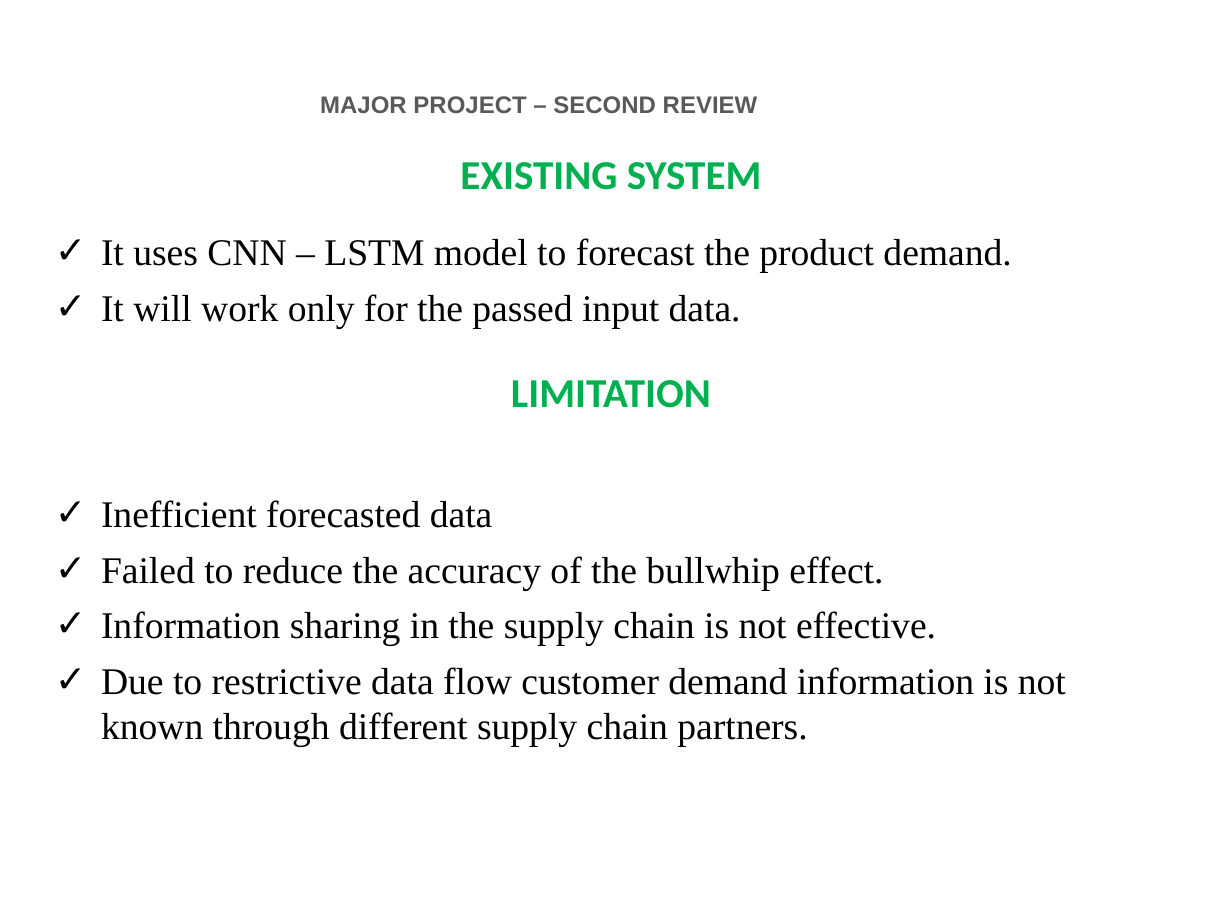
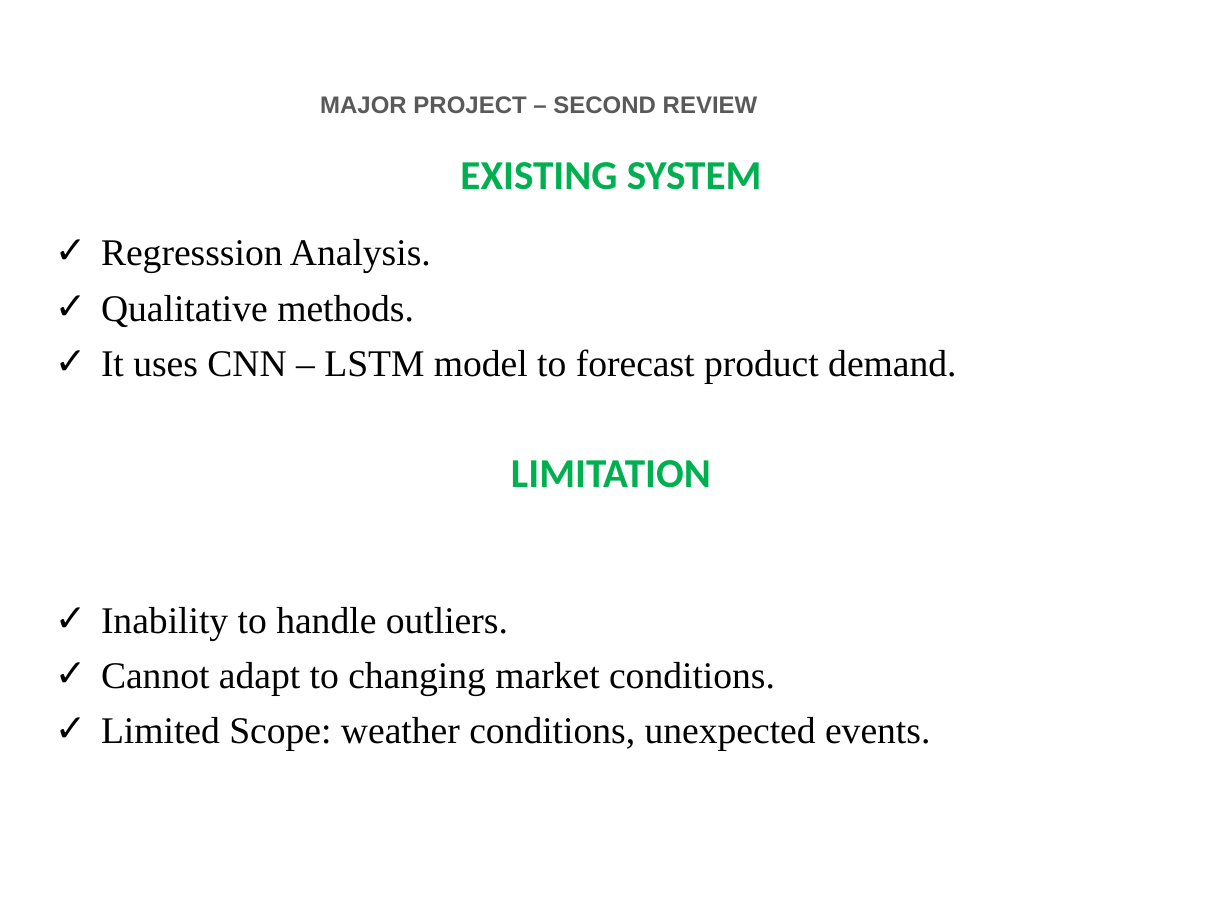
Before and after one commit to 24tarun/UG-project-Demand-Forecasting, a slide deck: slide 4 of FINAL_YEAR_PROJECT_PPT.pptx. Drawn at 1232x924 pixels with LibreOffice and Linux fonts; fonts in the diff are those of the drawing; background and template pictures are left out. Boxes give left, top, right and bottom in pixels: in the first picture for what was removed or moved away, otherwise in the second. Text is boxed around its words. In the diff, an @@ line names an element or a change of style, - is before the commit and + after.

```diff
--- a/FINAL_YEAR_PROJECT_PPT.pptx
+++ b/FINAL_YEAR_PROJECT_PPT.pptx
@@ text at (x1=101, y1=239, x2=956, y2=384): text changed @@
-✓ It uses CNN – LSTM model to forecast the product demand.
-✓ It will work only for the passed input data.
+✓ Regresssion Analysis.
+✓ Qualitative methods.
+✓ It uses CNN – LSTM model to forecast product demand.
@@ text "LIMITATION" moved from (x1=511, y1=380, x2=711, y2=408) to (x1=511, y1=460, x2=711, y2=488) @@
@@ text at (x1=101, y1=607, x2=930, y2=751): text changed @@
-✓ Inefficient forecasted data
-✓ Failed to reduce the accuracy of the bullwhip effect.
-✓ Information sharing in the supply chain is not effective.
-✓ Due to restrictive data flow customer demand information is not known through different supply chain partners.
+✓ Inability to handle outliers.
+✓ Cannot adapt to changing market conditions.
+✓ Limited Scope: weather conditions, unexpected events.
```
Also in this commit, not shown: 3 other slides changed, 5 slides added, 2 slides removed, 4 other files.
